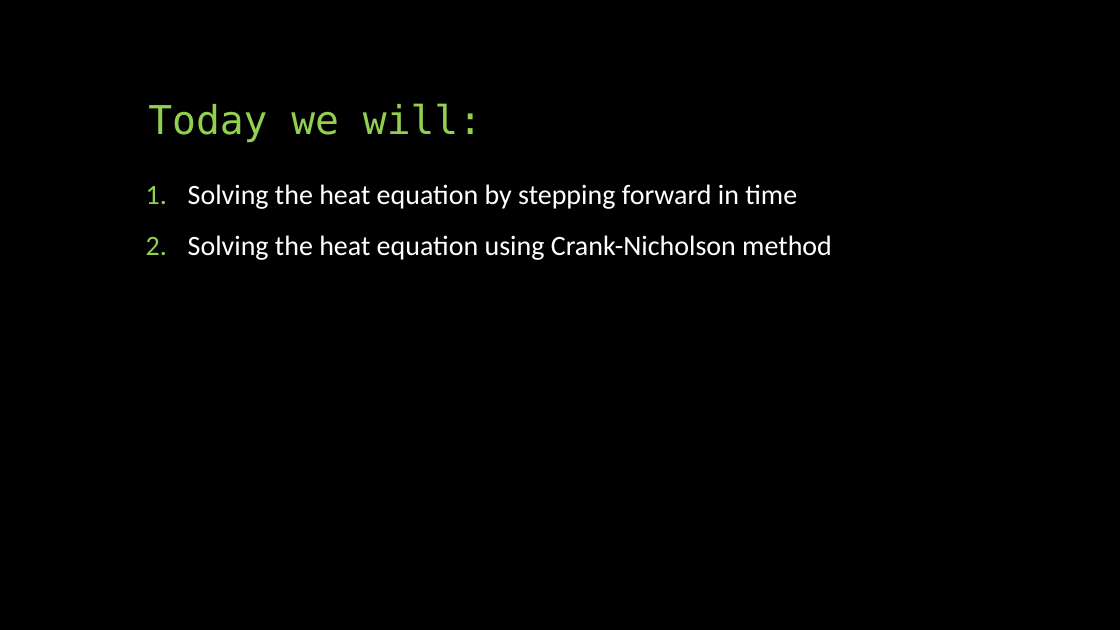
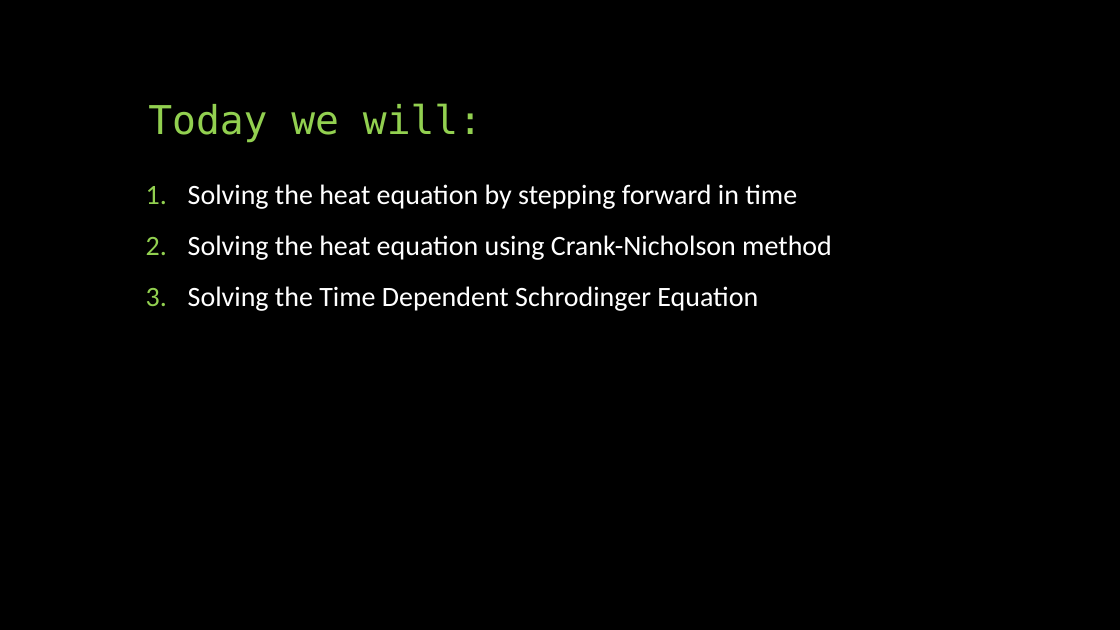
Before and after one commit to phys3112/Tutorials-with-Matt, a slide deck: slide 2 of Tutorial 7 Time Dependent.pptx. Drawn at 1120x630 pixels with LibreOffice and Linux fonts; fonts in the diff are those of the drawing. Boxes give left, top, right and bottom in pixels: in the first picture for what was removed or moved away, otherwise in the second. Text is boxed around its words. In the diff, an @@ line names an element or a change of style, - is before the commit and + after.

```diff
--- a/Tutorial 7 Time Dependent.pptx
+++ b/Tutorial 7 Time Dependent.pptx
@@ text at box(188, 286, 758, 311): paragraph added @@
+3. Solving the Time Dependent Schrodinger Equation
```
Also in this commit, not shown: 1 other slide changed, 1 slide added, 1 slide removed, 2 other files.
